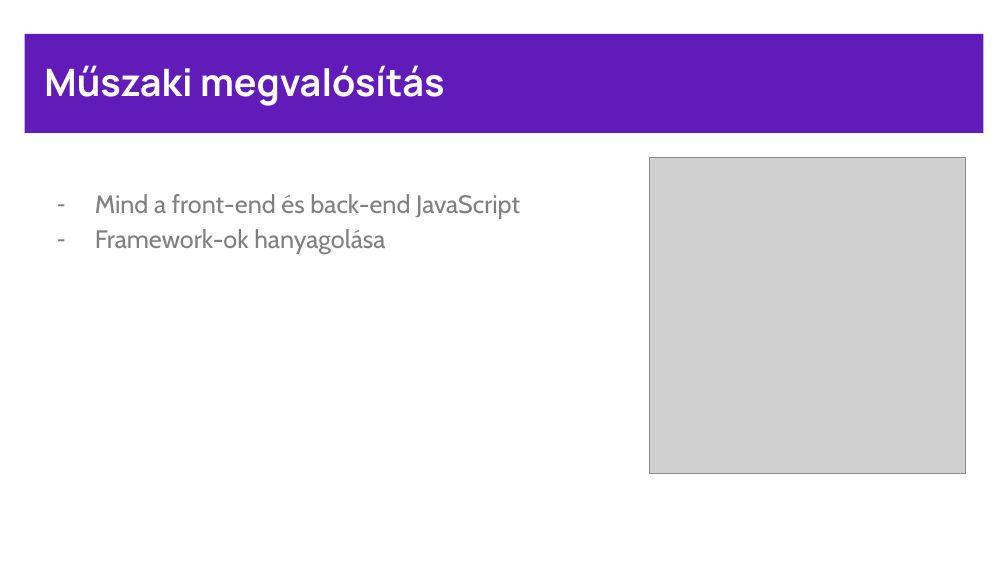
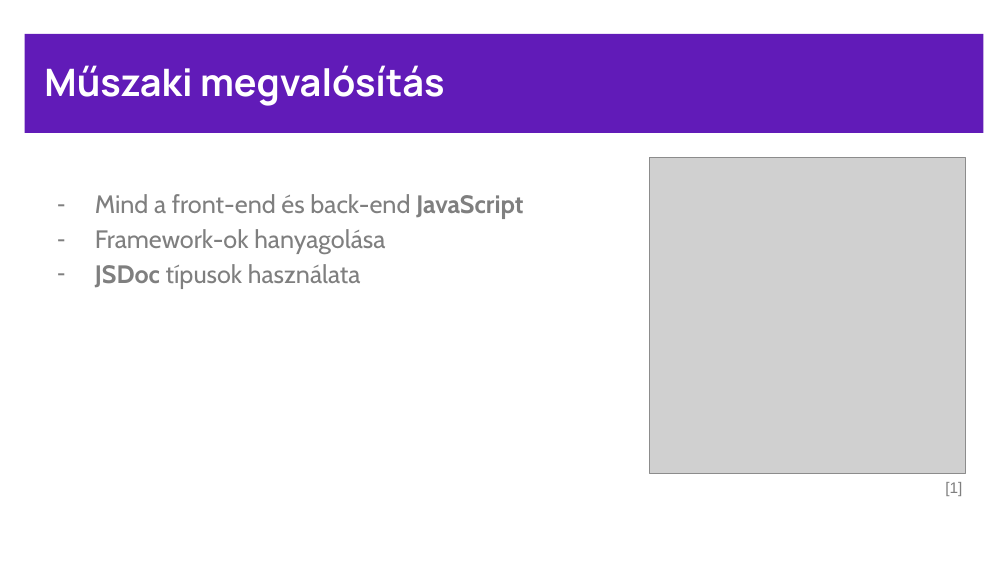
Before and after one commit to BencsikAttila/message-app, a slide deck: slide 3 of docs/Snakker.pptx. Drawn at 1008x567 pixels with LibreOffice and Linux fonts; fonts in the diff are those of the drawing; grey boxes stand for pictures. Boxes give left, top, right and bottom in pixels: in the first picture for what was removed or moved away, otherwise in the second. Text is boxed around its words. In the diff, an @@ line names an element or a change of style, - is before the commit and + after.

```diff
--- a/docs/Snakker.pptx
+++ b/docs/Snakker.pptx
@@ text at bbox=[95, 194, 523, 219]: bold on in "JavaScript" @@
@@ text at bbox=[95, 264, 361, 289]: paragraph added @@
+– JSDoc típusok használata
@@ text added at bbox=[945, 482, 962, 496], 11 pt, text #7F7F7F @@
+[1]
```
Also in this commit, not shown: 10 other slides changed.
